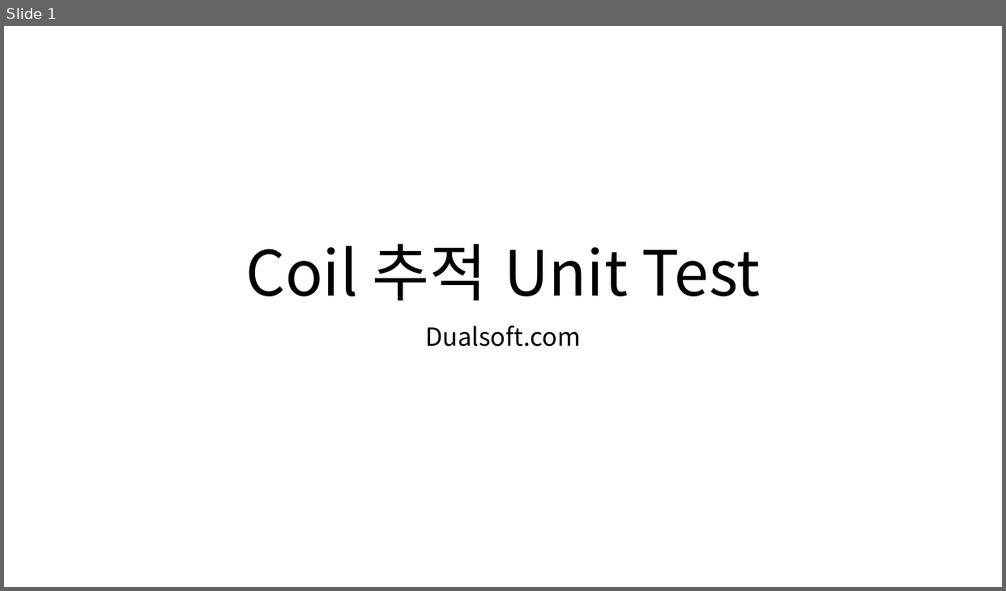
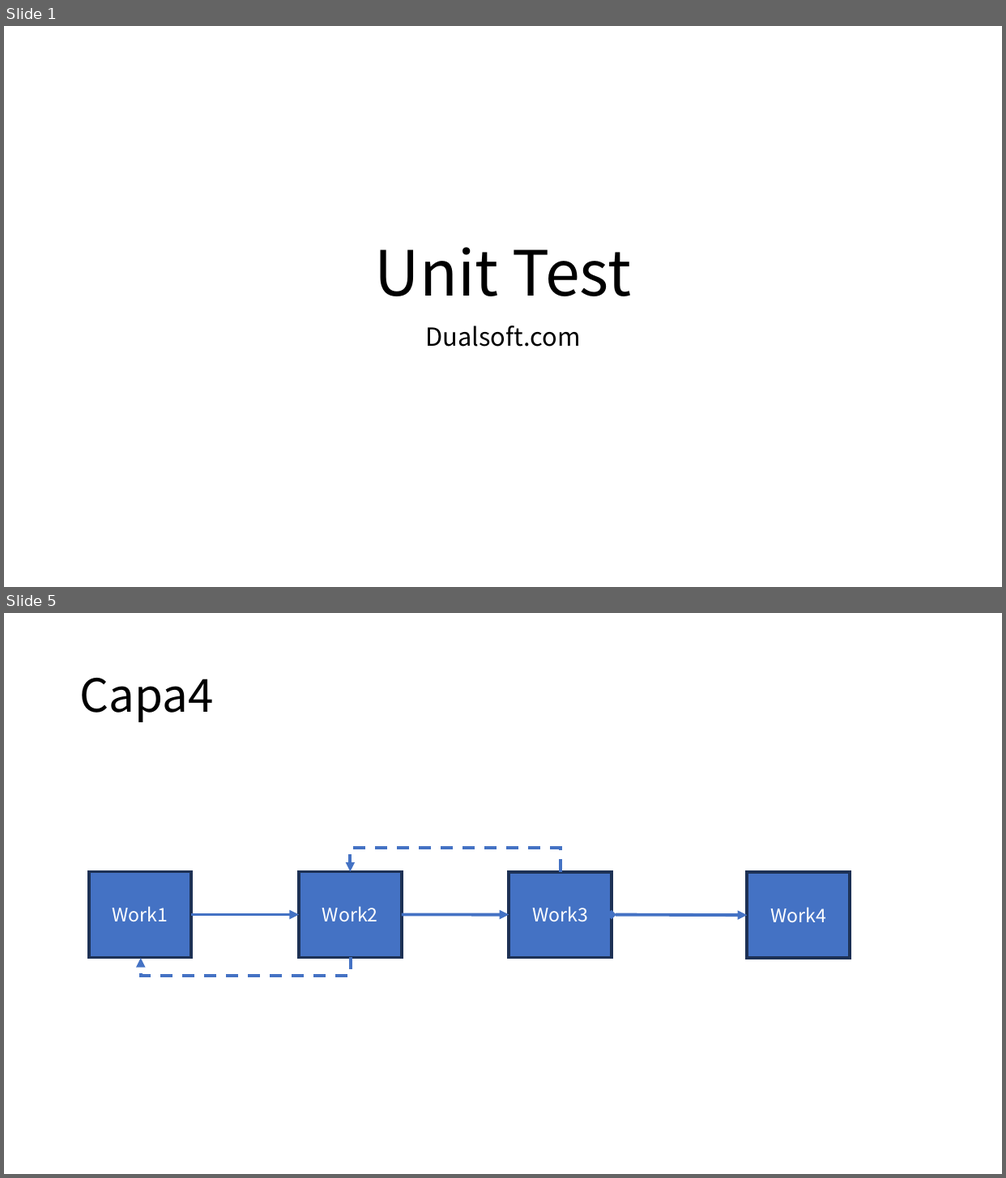
Before and after one commit to DualsoftDev/ds, a slide deck: DsDotNet/src/UnitTest/UnitTest.Model/ImportOfficeExample/Sample/ls.pptx. Shown one above the other, each under a label of ours: slide 1 before the commit, slides 1 and 5 after it; the slides between them are not shown. The pictures are 1006x591 and 1006x1178 pixels, drawn with LibreOffice and Linux fonts; fonts in the diff are those of the drawing. Boxes give left, top, right and bottom in pixels: in the first picture for what was removed or moved away, otherwise in the second. Text is boxed around its words. In the diff, an @@ line names an element or a change of style, - is before the commit and + after.

```diff
--- a/DsDotNet/src/UnitTest/UnitTest.Model/ImportOfficeExample/Sample/ls.pptx
+++ b/DsDotNet/src/UnitTest/UnitTest.Model/ImportOfficeExample/Sample/ls.pptx
@@ slide 5 added at (x1=4, y1=613, x2=1002, y2=1174), background #FFFFFF @@
@@ title added at (x1=80, y1=678, x2=214, y2=722), 44 pt, text #000000 @@
+Capa4
@@ elbow arrow added from (560, 872) to (351, 872), #4472C4 3 pt dashed @@
@@ rectangle added at (x1=88, y1=872, x2=191, y2=958), fill #4472C4, outline #1E3256 3 pt, 18 pt, text #FFFFFF @@
+Work1
@@ rectangle added at (x1=299, y1=872, x2=402, y2=958), fill #4472C4, outline #1E3256 3 pt, 18 pt, text #FFFFFF @@
+Work2
@@ rectangle added at (x1=509, y1=872, x2=612, y2=958), fill #4472C4, outline #1E3256 3 pt, 18 pt, text #FFFFFF @@
+Work3
@@ rectangle added at (x1=748, y1=873, x2=850, y2=959), fill #4472C4, outline #1E3256 3 pt, 18 pt, text #FFFFFF @@
+Work4
@@ arrow added from (191, 914) to (299, 914), #4472C4 3 pt @@
@@ arrow added from (402, 914) to (509, 914), #4472C4 3 pt @@
@@ double arrow added from (612, 914) to (748, 915), #4472C4 3 pt @@
@@ elbow arrow added from (351, 957) to (141, 958), #4472C4 3 pt dashed @@
@@ slide 1 changed as well @@
@@ title at (x1=375, y1=247, x2=631, y2=297): text changed @@
-Coil 추적 Unit Test
+Unit Test
```
Also in this commit, not shown: 5 other slides added, 2 other files.
